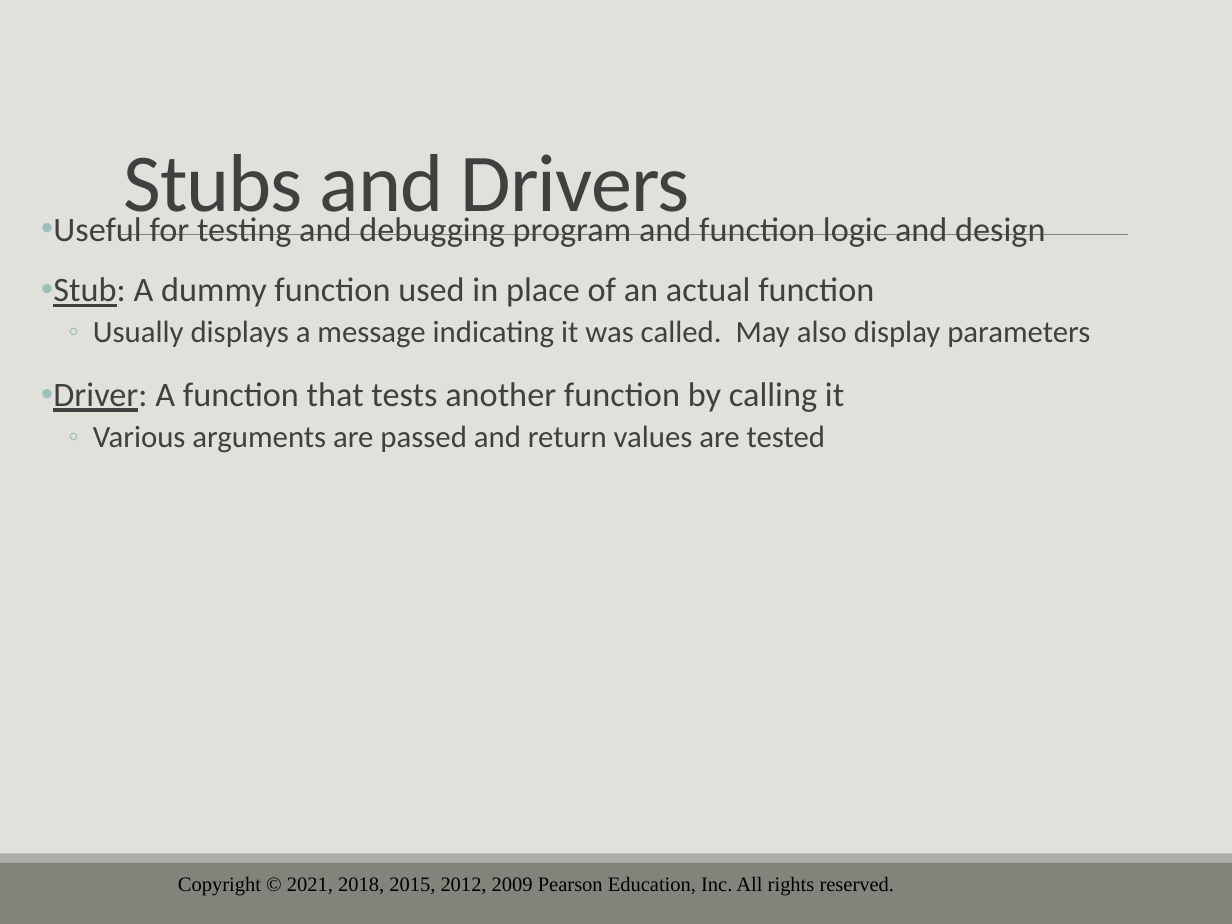
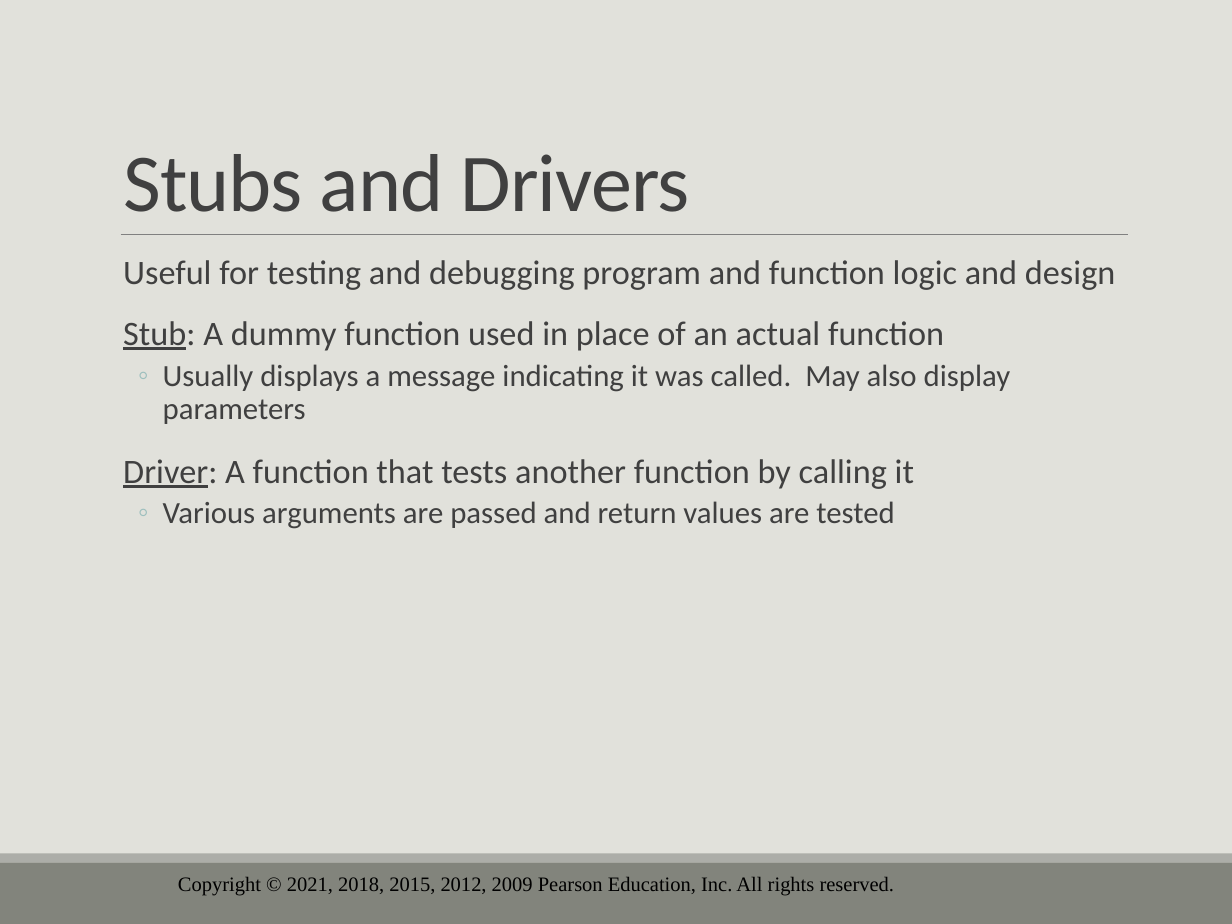
Before and after one commit to drolsonmi/eng1400, a slide deck: slide 64 of 1400_06_Functions.pptx (slide 66 before the commit). Drawn at 1232x924 pixels with LibreOffice and Linux fonts; fonts in the diff are those of the drawing; background and template pictures are left out. Boxes give left, top, right and bottom in pixels: in the first picture for what was removed or moved away, otherwise in the second. Text is boxed around its words. In the diff, an @@ line names an element or a change of style, - is before the commit and + after.

```diff
--- a/1400_06_Functions.pptx
+++ b/1400_06_Functions.pptx
@@ text "Useful for testing and debugging ...": place and size @@
-text "Useful for testing and debugging ..." at bbox=[53, 217, 1090, 453]
+text "Useful for testing and debugging ..." at bbox=[123, 260, 1115, 529]
@@ text at bbox=[123, 260, 1115, 489]: bullet • to   @@
```
Also in this commit, not shown: 5 other slides changed, 2 slides removed, 2 other files.
